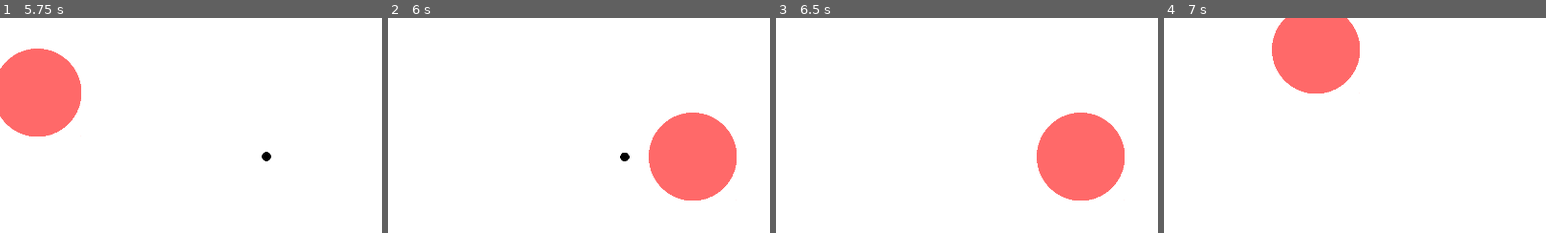
Above: before the commit, frames 1-4 (left to right).
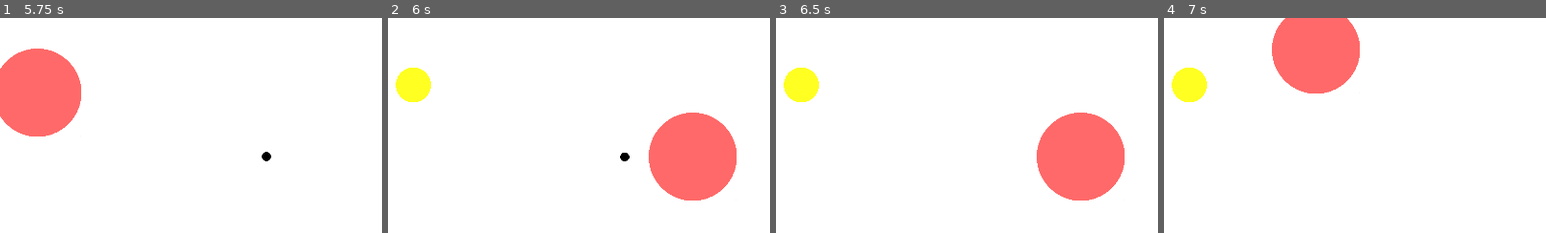
Above: after the commit, the same moments.

Repository: adsuttman/GBGJ1
Game: Godot game, scene res://main_menu.tscn
The game is run twice, just before and just after one commit, with the same random seed, the same clock (stepped at 60 frames per second) and the same inputs.
Inputs (mouse positions are % of the whole screen's width and height, from its top left):
- Up to frame 1 (5.75 s): click "Score Mode" at 0.5 s; tap Enter at 1.25, 2.75, 4.25 s; move the mouse to (72, 45) at 1.27 s; click (72, 45) at 1.42 s; tap Space at 2, 3.5, 5 s; move the mouse to (30, 55) at 2.02 s; click (30, 55) at 2.17 s; move the mouse to (60, 28) at 2.77 s; click (60, 28) at 2.92 s; move the mouse to (45, 70) at 3.52 s; click (45, 70) at 3.67 s; move the mouse to (80, 65) at 4.27 s; click (80, 65) at 4.42 s; move the mouse to (20, 35) at 5.02 s; click (20, 35) at 5.17 s
- Up to frame 2 (6 s): move the mouse to (55, 50) at 5.77 s; click (55, 50) at 5.92 s
- Up to frame 3 (6.5 s): no input
- Up to frame 4 (7 s): move the mouse to (35, 25) at 6.52 s; click (35, 25) at 6.67 s
The pictures show only the part of the screen within x 15-65%, y 18-68%; the shares and areas given below are measured in that part.

Frame 1 is identical in both runs. In frame 2, 1.2% of the frame differs, in the area x 2-12%, y 23-40%; in frame 3, 1.2%; in frame 4, 1.2%.

Commit message:
added collectible spawning

Diff:
--- a/ball.gd
+++ b/ball.gd
@@ -15,5 +15,6 @@
 	PhysicsServer2D.body_set_state(get_rid(),PhysicsServer2D.BODY_STATE_LINEAR_VELOCITY, Vector2.ZERO)
 
 func unfreeze():
-	freeze = false
-	unfrozen.emit()
+	if freeze:
+		freeze = false
+		unfrozen.emit()
--- a/collectible.gd
+++ b/collectible.gd
@@ -1,5 +1,5 @@
 extends Area2D
-
+class_name Collectible
 signal ball_entered
 
 
@@ -7,3 +7,4 @@
 func _on_body_entered(body: Node2D) -> void:
 	if body.is_in_group("ball"):
 		ball_entered.emit()
+		queue_free()
--- a/collectible.tscn
+++ b/collectible.tscn
@@ -7,6 +7,7 @@
 
 [node name="Collectible" type="Area2D"]
 modulate = Color(1, 1, 0.129412, 1)
+scale = Vector2(3, 3)
 script = ExtResource("1_b0eyn")
 
 [node name="Sprite2D" type="Sprite2D" parent="."]
@@ -14,7 +15,6 @@
 texture = ExtResource("1_12dhe")
 
 [node name="CollisionShape2D" type="CollisionShape2D" parent="."]
-visible = false
 shape = SubResource("CircleShape2D_xhklj")
 
 [connection signal="body_entered" from="." to="." method="_on_body_entered"]
--- a/game.gd
+++ b/game.gd
@@ -1,6 +1,8 @@
 extends Node2D
 
 @onready var ball = $Ball
+
+var started = false
 
 signal ball_touched_floor
 signal game_started
@@ -16,7 +18,9 @@
 
 
 func _on_ball_unfrozen() -> void:
-	game_started.emit()
+	if !started:
+		game_started.emit()
+		started = true
 
 
 func _on_retry_pressed() -> void:
--- a/score_mode.gd
+++ b/score_mode.gd
@@ -3,11 +3,35 @@
 @onready var game = $Game
 @onready var label = $UI/Score
 @onready var UI = $UI
+
+@export_category("Collectible Settings")
+@export var collectible: PackedScene
+@export_range(0, 1280) var min_spawn_x: int
+@export_range(0, 1280) var max_spawn_x: int
+@export_range(0, 720) var min_spawn_y: int
+@export_range(0, 720) var max_spawn_y: int
+
+
 var score: int = 0
+var random: RandomNumberGenerator = RandomNumberGenerator.new()
+
+func _ready() -> void:
+	random.randomize()
 
 func spawn_collectible():
-	pass
+	var inst: Collectible = collectible.instantiate()
+	inst.position.x = random.randi_range(min_spawn_x,max_spawn_x)
+	inst.position.y = random.randi_range(min_spawn_y,max_spawn_y)
+	inst.ball_entered.connect(on_collection)
+	add_child(inst)
 
+func on_collection():
+	score += 1
+	update_label()
+	spawn_collectible()
+
+func update_label():
+	label.text = String.num(score) + " points"
 
 func _on_game_ball_touched_floor() -> void:
 	UI.hide()
--- a/score_mode.tscn
+++ b/score_mode.tscn
@@ -1,13 +1,19 @@
-[gd_scene load_steps=4 format=3 uid="uid://juxlckqyyhb5"]
+[gd_scene load_steps=5 format=3 uid="uid://juxlckqyyhb5"]
 
 [ext_resource type="Script" path="res://score_mode.gd" id="1_nol5u"]
 [ext_resource type="PackedScene" uid="uid://d4eeknwdl85f1" path="res://game.tscn" id="1_tibg5"]
+[ext_resource type="PackedScene" uid="uid://dp2430ah85wf6" path="res://collectible.tscn" id="2_f5ij8"]
 
 [sub_resource type="LabelSettings" id="LabelSettings_3tkf6"]
 font_color = Color(0, 0, 0, 1)
 
 [node name="ScoreMode" type="Node2D"]
 script = ExtResource("1_nol5u")
+collectible = ExtResource("2_f5ij8")
+min_spawn_x = 64
+max_spawn_x = 1216
+min_spawn_y = 64
+max_spawn_y = 476
 
 [node name="UI" type="Control" parent="."]
 top_level = true
